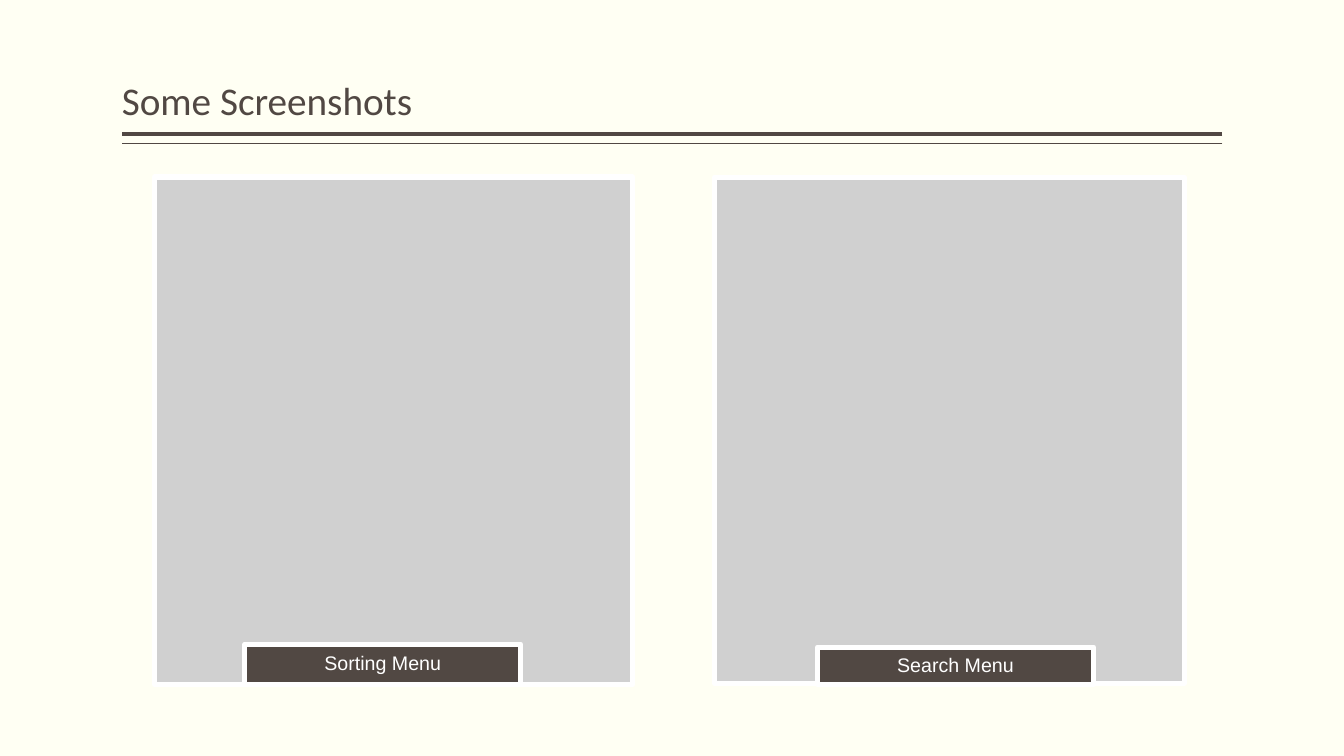
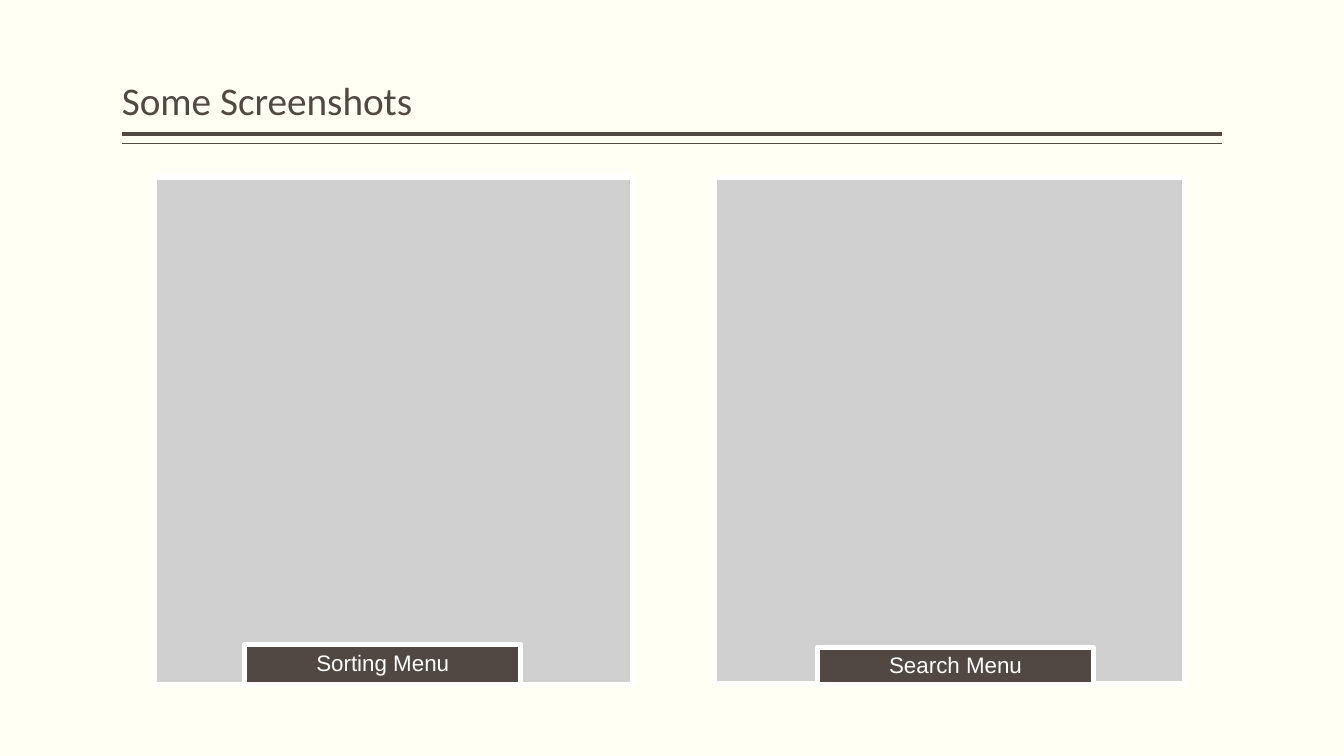
Before and after one commit to chiraqL/Library-Manager, a slide deck: slide 14 of E-Library.pptx. Drawn at 1344x756 pixels with LibreOffice and Linux fonts; fonts in the diff are those of the drawing; grey boxes stand for pictures. Boxes give left, top, right and bottom in pixels: in the first picture for what was removed or moved away, otherwise in the second. Text is boxed around its words. In the diff, an @@ line names an element or a change of style, - is before the commit and + after.

```diff
--- a/E-Library.pptx
+++ b/E-Library.pptx
@@ text "Sorting Menu" at bbox=[316, 654, 449, 676]: size 14 to 16 pt @@
@@ text "Search Menu" at bbox=[889, 656, 1022, 673]: size 14 to 16 pt @@
```
Also in this commit, not shown: 14 other slides changed, 6 other files.
